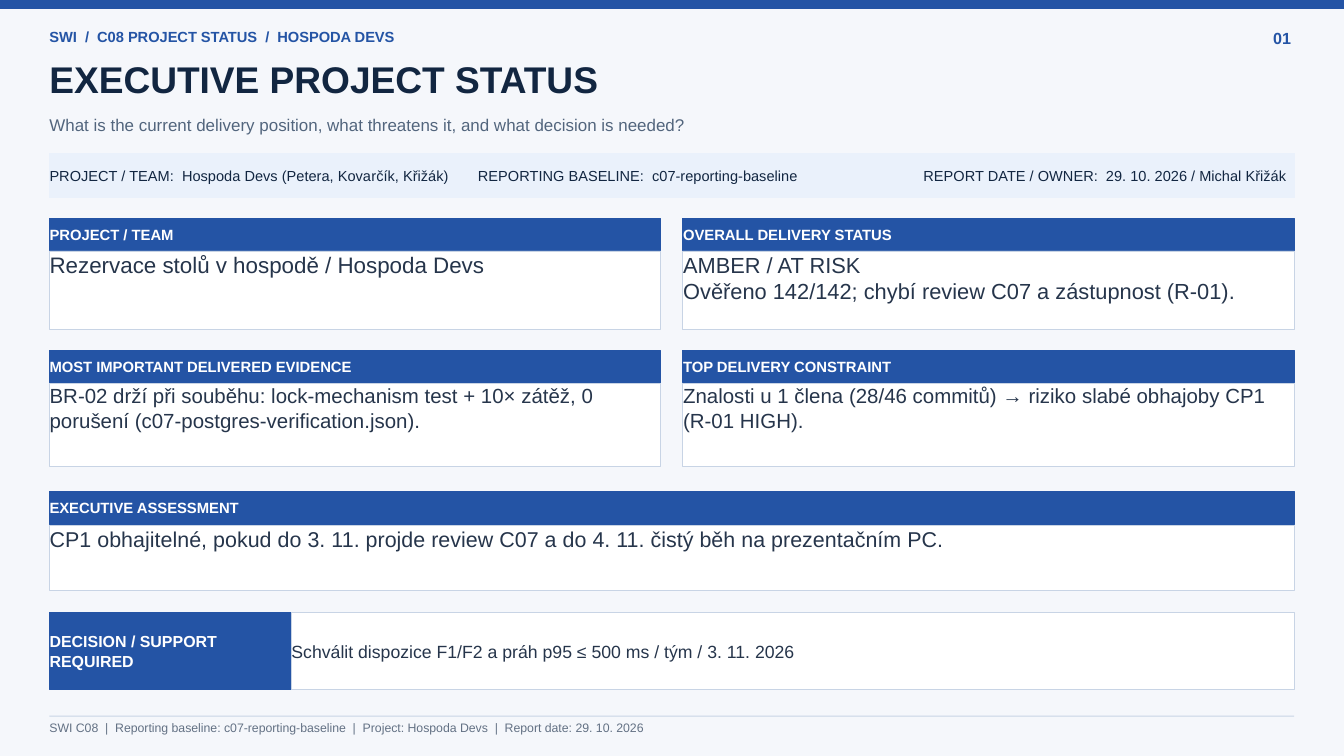
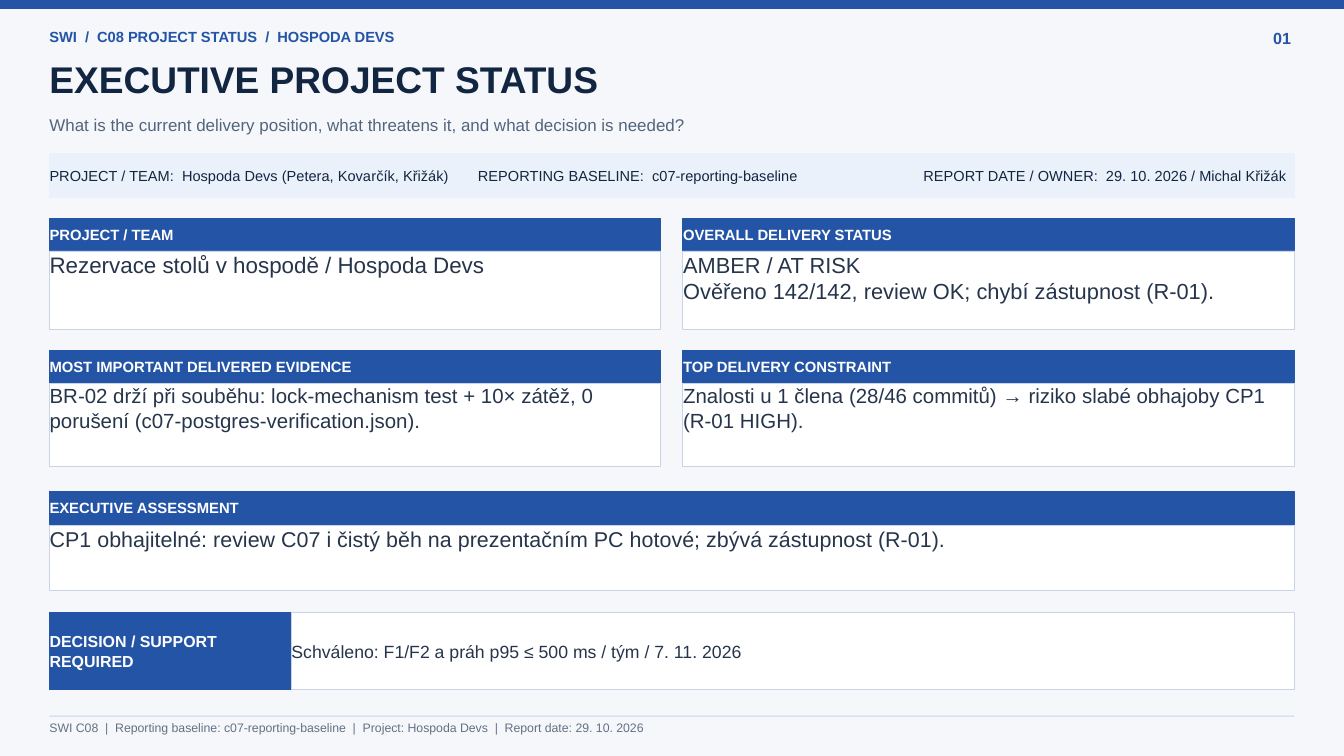
Before and after one commit to jaroslavpetera/swi_project, a slide deck: slide 1 of docs/c08-project-status.pptx. Drawn at 1344x756 pixels with LibreOffice and Linux fonts; fonts in the diff are those of the drawing. Boxes give left, top, right and bottom in pixels: in the first picture for what was removed or moved away, otherwise in the second. Text is boxed around its words. In the diff, an @@ line names an element or a change of style, - is before the commit and + after.

```diff
--- a/docs/c08-project-status.pptx
+++ b/docs/c08-project-status.pptx
@@ text in rectangle at [683,283,1214,303]: text changed @@
-Ověřeno 142/142; chybí review C07 a zástupnost (R-01).
+Ověřeno 142/142, review OK; chybí zástupnost (R-01).
@@ text in rectangle at [50,531,945,552]: text changed @@
-CP1 obhajitelné, pokud do 3. 11. projde review C07 a do 4. 11. čistý běh na prezentačním PC.
+CP1 obhajitelné: review C07 i čistý běh na prezentačním PC hotové; zbývá zástupnost (R-01).
@@ text in rectangle at [291,644,741,662]: text changed @@
-Schválit dispozice F1/F2 a práh p95 ≤ 500 ms / tým / 3. 11. 2026
+Schváleno: F1/F2 a práh p95 ≤ 500 ms / tým / 7. 11. 2026
```
Also in this commit, not shown: 5 other slides changed, 7 other files.
